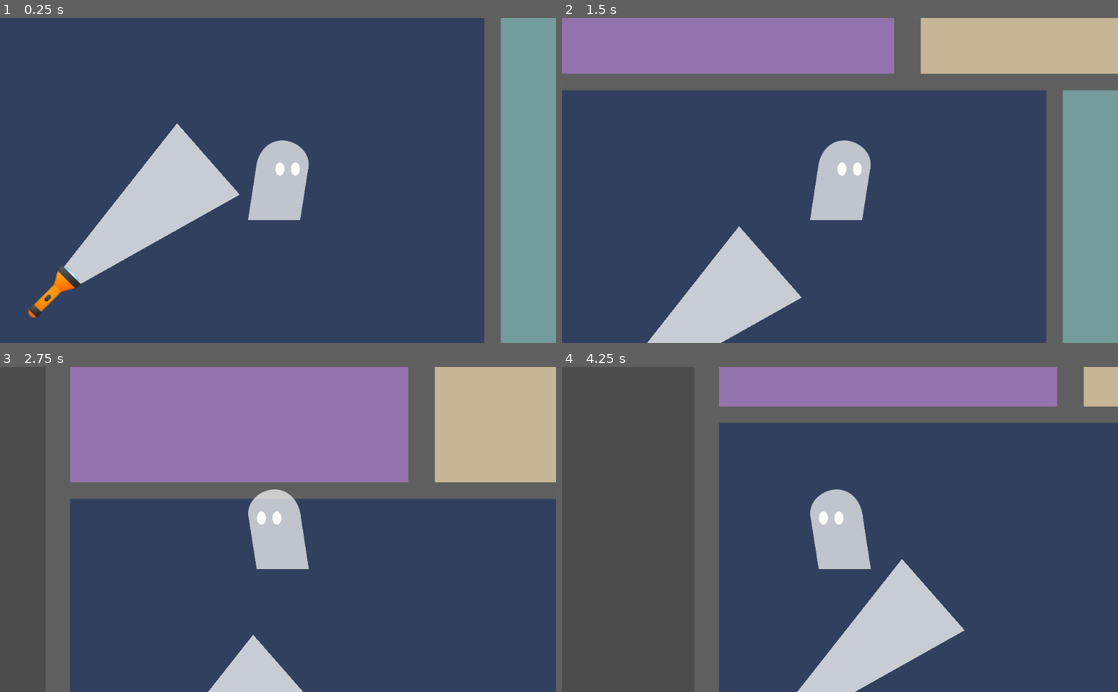
Above: before the commit, frames 1-4 (two rows, left to right).
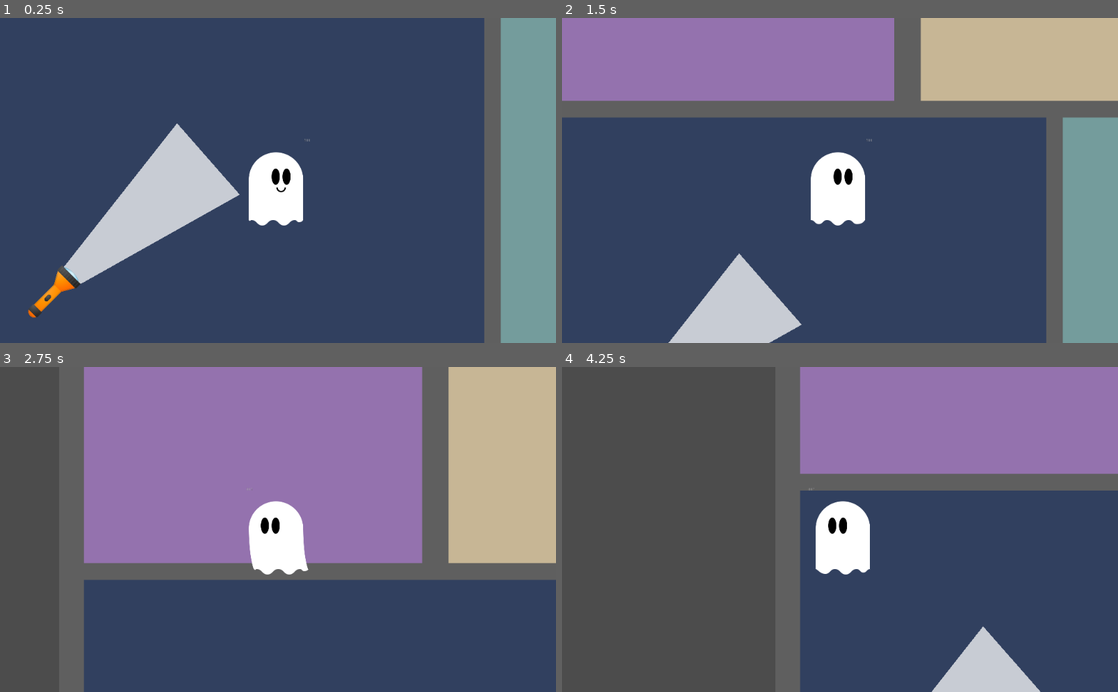
Above: after the commit, the same moments.

Repository: jackmakesthings/boo
Game: Godot game, scene res://house.tscn
Same seed, same stepped clock (60 frames per second), same inputs: the game is played once before the commit and once after it.
Inputs:
- Up to frame 1 (0.25 s): no input
- Up to frame 2 (1.5 s): tap Enter at 0.5 s; hold Space (boo, bound only after the commit) 0.53-1.28 s; hold Up (move_up) from 0.53 s (still down); tap Space (boo, bound only after the commit) at 1.35 s
- Up to frame 3 (2.75 s): release Up (move_up) at 2.03 s; hold Left (move_left) from 2.03 s (still down); hold Space (boo, bound only after the commit) from 2.03 s (still down)
- Up to frame 4 (4.25 s): release Space (boo, bound only after the commit) at 2.78 s; tap Space (boo, bound only after the commit) at 2.85 s; release Left (move_left) at 3.53 s; hold Down (move_down) from 3.53 s (still down); hold Space (boo, bound only after the commit) from 3.53 s (still down)

The runs differ from the first frame. In frame 1, 2.3% of the frame differs, in the area x 44-56%, y 37-64%; in frame 2, 18%; in frame 3, 31%; in frame 4, 40%, in the area x 28-100%, y 0-100%.

Commit message:
the ghost moves and emotes a little! yeah!

Diff:
--- a/ghost.gd
+++ b/ghost.gd
@@ -1,33 +1,99 @@
 extends KinematicBody2D
 
+
+# KNOBS!
+# To make any variable editor-adjustable,
+# export it; provide a default value, a type, or both
+
 export (int) var speed = 200
+export (float) var friction = 0.04
+export (float) var acceleration = 0.1
 
-var velocity = Vector2()
+# Velocity is for physics; to change ghost speed, edit the speed var
+var velocity = Vector2.ZERO
+
+# Statuses
 var in_light = false
+var time_in_light = 0
+var health = 100
+
+export (float) var health_decay_rate = .1
+export (float) var health_decay_delay = 0
+export (float) var health_recharge_rate = .1
+
+func get_input(_delta):
+	var input_velocity = Vector2.ZERO
+
+	if Input.is_action_pressed("boo"):
+		boo()
+
+	if Input.is_action_pressed("move_right"):
+		input_velocity.x += 1
+		$body.scale.x = 1
+	if Input.is_action_pressed("move_left"):
+		input_velocity.x -= 1
+		$body.scale.x = -1
+	if Input.is_action_pressed("move_down"):
+		input_velocity.y += 1
+	if Input.is_action_pressed("move_up"):
+		input_velocity.y -= 1
+
+	input_velocity = input_velocity.normalized() * speed
+
+	# If there's input, accelerate to the input velocity
+	if input_velocity.length() > 0:
+		velocity = velocity.linear_interpolate(input_velocity, acceleration)
+		if input_velocity.x == 0:
+			$body/torso.play('default')
+			$body/face.position.x = 10.0
+		else:
+			$body/torso.play('moving')
+			$body/face.position.x = 30.0
+	else:
+		# If there's no input, slow down to (0, 0)
+		velocity = velocity.linear_interpolate(Vector2.ZERO, friction)
+		$body/torso.play('default')
+		$body/face.position.x = 10.0
+	velocity = move_and_slide(velocity)
 
 
-func get_input():
-	velocity = Vector2()
-	if Input.is_action_pressed('move_right'):
-		velocity.x += 1
-	#if Input.is_action_just_pressed('move_right'):
-		$CollisionPolygon2D.scale.x =  1.0
+# This gets called basically every frame
+func _physics_process(_delta):
+	get_input(_delta)
 
-	if Input.is_action_pressed('move_left'):
-		velocity.x -= 1
-		$CollisionPolygon2D.scale.x = -1.0
-	#if Input.is_action_just_pressed('move_left'):
+	# Show/hide "!"
+	if (in_light):
+		$body/reaction.visible = true
+	else:
+		$body/reaction.visible = false
+#
+	$body/health.text = health as String
+#
+#func take_damage(_delta):
+#	if (health > 0):
+#		health = health - (_delta * health_decay_rate)
+#
+#func heal(_delta):
+#	if (health < 100):
+#		health = health + (_delta + health_recharge_rate)
+#
+func on_light_entered():
+	print('in')
+	$body/face.play("oh-no")
+	$body/face.playing = true
 
-	if Input.is_action_pressed('move_down'):
-		velocity.y += 1
-	if Input.is_action_pressed('move_up'):
-		velocity.y -= 1
-	velocity = velocity.normalized() * speed
+func on_light_exited():
+	print('out')
+	$body/face.play("happy")
 
-func _physics_process(_delta):
-	get_input()
-	velocity = move_and_slide(velocity)
-	if (in_light):
-		$CollisionPolygon2D/reaction.visible = true
-	else:
-		$CollisionPolygon2D/reaction.visible = false
+	$body/face.playing = true
+#
+
+func boo():
+	$body/face.play('boo')
+	$body/face.playing = true
+#
+func _ready():
+	$body/bottom.play('default')
+	$body/torso.play('default')
+	$body/face.play('happy')
--- a/ghost_smoothed.gd
+++ /dev/null
@@ -1,33 +0,0 @@
-extends KinematicBody2D
-
-export (int) var speed = 200
-
-var velocity = Vector2()
-
-func get_input():
-	velocity = Vector2()
-	if Input.is_action_pressed('move_right'):
-		if Input.is_action_just_pressed('move_right'):
-			velocity.x += 0.25
-		else:
-			velocity.x += 1
-	if Input.is_action_pressed('move_left'):
-		if Input.is_action_just_pressed('move_left'):
-			velocity.x -= 0.25
-		else:
-			velocity.x -= 1
-	if Input.is_action_pressed('move_down'):
-		if Input.is_action_just_pressed('move_down'):
-			velocity.y += 0.25
-		else:
-			velocity.y += 1
-	if Input.is_action_pressed('move_up'):
-		if Input.is_action_just_pressed('move_up'):
-			velocity.y -= 0.25
-		else:
-			velocity.y -= 1
-	velocity = velocity.normalized() * speed
-
-func _physics_process(delta):
-	get_input()
-	velocity = move_and_slide(velocity)
--- a/light.gd
+++ b/light.gd
@@ -17,11 +17,11 @@
 
 
 func _on_Area2D_body_entered(body):
-	print('entered')
 	body.in_light = true
+	body.on_light_entered()
 
 
 
 func _on_Area2D_body_exited(body):
-	print('exited')
 	body.in_light = false
+	body.on_light_exited()
--- a/player.tscn
+++ b/player.tscn
@@ -1,14 +1,141 @@
-[gd_scene load_steps=4 format=2]
+[gd_scene load_steps=25 format=2]
 
 [ext_resource path="res://ghost.gd" type="Script" id=1]
-[ext_resource path="res://ghost.png" type="Texture" id=2]
+[ext_resource path="res://ghostbody.png" type="Texture" id=2]
 [ext_resource path="res://alert.png" type="Texture" id=3]
+[ext_resource path="res://ghostbutt.png" type="Texture" id=4]
+[ext_resource path="res://all-faces.png" type="Texture" id=5]
+
+[sub_resource type="AtlasTexture" id=10]
+flags = 4
+atlas = ExtResource( 2 )
+region = Rect2( 0, 0, 218, 250 )
+
+[sub_resource type="AtlasTexture" id=14]
+flags = 4
+atlas = ExtResource( 2 )
+region = Rect2( 0, 250, 218, 250 )
+
+[sub_resource type="SpriteFrames" id=12]
+animations = [ {
+"frames": [ SubResource( 10 ) ],
+"loop": true,
+"name": "default",
+"speed": 5.0
+}, {
+"frames": [ SubResource( 14 ) ],
+"loop": true,
+"name": "moving",
+"speed": 5.0
+} ]
+
+[sub_resource type="AtlasTexture" id=1]
+flags = 4
+atlas = ExtResource( 4 )
+region = Rect2( 0, 0, 200, 20 )
+
+[sub_resource type="AtlasTexture" id=2]
+flags = 4
+atlas = ExtResource( 4 )
+region = Rect2( 200, 0, 200, 20 )
+
+[sub_resource type="AtlasTexture" id=3]
+flags = 4
+atlas = ExtResource( 4 )
+region = Rect2( 400, 0, 200, 20 )
+
+[sub_resource type="AtlasTexture" id=4]
+flags = 4
+atlas = ExtResource( 4 )
+region = Rect2( 600, 0, 200, 20 )
+
+[sub_resource type="AtlasTexture" id=5]
+flags = 4
+atlas = ExtResource( 4 )
+region = Rect2( 800, 0, 200, 20 )
+
+[sub_resource type="AtlasTexture" id=6]
+flags = 4
+atlas = ExtResource( 4 )
+region = Rect2( 1000, 0, 200, 20 )
+
+[sub_resource type="AtlasTexture" id=7]
+flags = 4
+atlas = ExtResource( 4 )
+region = Rect2( 1200, 0, 200, 20 )
+
+[sub_resource type="AtlasTexture" id=8]
+flags = 4
+atlas = ExtResource( 4 )
+region = Rect2( 1400, 0, 200, 20 )
+
+[sub_resource type="SpriteFrames" id=9]
+animations = [ {
+"frames": [ SubResource( 1 ), SubResource( 2 ), SubResource( 3 ), SubResource( 4 ), SubResource( 5 ), SubResource( 6 ), SubResource( 7 ), SubResource( 8 ) ],
+"loop": true,
+"name": "default",
+"speed": 5.0
+} ]
+
+[sub_resource type="AtlasTexture" id=15]
+flags = 4
+atlas = ExtResource( 5 )
+region = Rect2( 0, 0, 70, 110 )
+
+[sub_resource type="AtlasTexture" id=16]
+flags = 4
+atlas = ExtResource( 5 )
+region = Rect2( 350, 0, 70, 110 )
+
+[sub_resource type="AtlasTexture" id=17]
+flags = 4
+atlas = ExtResource( 5 )
+region = Rect2( 910, 0, 70, 110 )
+
+[sub_resource type="AtlasTexture" id=18]
+flags = 4
+atlas = ExtResource( 5 )
+region = Rect2( 210, 0, 70, 110 )
+
+[sub_resource type="AtlasTexture" id=19]
+flags = 4
+atlas = ExtResource( 5 )
+region = Rect2( 280, 0, 70, 110 )
+
+[sub_resource type="AtlasTexture" id=21]
+flags = 4
+atlas = ExtResource( 5 )
+region = Rect2( 0, 0, 70, 110 )
+
+[sub_resource type="SpriteFrames" id=20]
+animations = [ {
+"frames": [ SubResource( 15 ), SubResource( 15 ) ],
+"loop": true,
+"name": "default",
+"speed": 5.0
+}, {
+"frames": [ SubResource( 16 ), SubResource( 16 ) ],
+"loop": true,
+"name": "happy",
+"speed": 1.0
+}, {
+"frames": [ SubResource( 17 ), SubResource( 17 ) ],
+"loop": true,
+"name": "oh-no",
+"speed": 1.0
+}, {
+"frames": [ SubResource( 18 ), SubResource( 19 ), SubResource( 18 ), SubResource( 21 ) ],
+"loop": false,
+"name": "boo",
+"speed": 5.0
+} ]
 
 [node name="ghost" type="KinematicBody2D"]
 position = Vector2( 547.479, 285.643 )
 rotation = 6.28319
 scale = Vector2( 0.5, 0.5 )
 script = ExtResource( 1 )
+speed = 300
 
 [node name="Camera2D" type="Camera2D" parent="."]
 position = Vector2( -1.59302, 0.823608 )
@@ -16,13 +143,40 @@
 scale = Vector2( 2, 2 )
 current = true
 
-[node name="CollisionPolygon2D" type="CollisionPolygon2D" parent="."]
-polygon = PoolVector2Array( -94.3635, 128.638, -66.0726, -71.6237, -33.343, -118.777, 14.9193, -131.536, 70.9482, -115.449, 97.5758, -68.296, 68.7303, 129.747 )
+[node name="body" type="Node2D" parent="."]
 
-[node name="reaction" type="Sprite" parent="CollisionPolygon2D"]
-position = Vector2( 16.0273, -205.075 )
+[node name="reaction" type="Sprite" parent="body"]
+position = Vector2( -133.803, -85.959 )
 scale = Vector2( 0.105312, 0.105312 )
 texture = ExtResource( 3 )
 
-[node name="Sprite" type="Sprite" parent="CollisionPolygon2D"]
-texture = ExtResource( 2 )
+[node name="torso" type="AnimatedSprite" parent="body"]
+position = Vector2( 0.00012207, 22 )
+frames = SubResource( 12 )
+
+[node name="bottom" type="AnimatedSprite" parent="body"]
+position = Vector2( -9.52686, 156.817 )
+frames = SubResource( 9 )
+frame = 7
+speed_scale = 3.0
+
+[node name="face" type="AnimatedSprite" parent="body"]
+position = Vector2( 10, 11.654 )
+frames = SubResource( 20 )
+animation = "happy"
+frame = 1
+playing = true
+
+[node name="health" type="Label" parent="body"]
+margin_left = 94.0292
+margin_top = -154.152
+margin_right = 134.029
+margin_bottom = -123.152
+text = "100
+"
+__meta__ = {
+"_edit_use_anchors_": false
+}
+
+[node name="CollisionPolygon2D" type="CollisionPolygon2D" parent="."]
+polygon = PoolVector2Array( -62.3435, -39.5999, 68.172, -38.4112, 62.2268, 135.808, -68.8832, 133.133, -62.9379, -37.2214 )
--- a/project.godot
+++ b/project.godot
@@ -49,6 +49,16 @@
 , Object(InputEventJoypadMotion,"resource_local_to_scene":false,"resource_name":"","device":0,"axis":1,"axis_value":1.0,"script":null)
  ]
 }
+boo={
+"deadzone": 0.5,
+"events": [ Object(InputEventKey,"resource_local_to_scene":false,"resource_name":"","device":0,"alt":false,"shift":false,"control":false,"meta":false,"command":false,"pressed":false,"scancode":32,"unicode":0,"echo":false,"script":null)
+ ]
+}
+haunt={
+"deadzone": 0.5,
+"events": [ Object(InputEventKey,"resource_local_to_scene":false,"resource_name":"","device":0,"alt":false,"shift":false,"control":false,"meta":false,"command":false,"pressed":false,"scancode":70,"unicode":0,"echo":false,"script":null)
+ ]
+}
 
 [rendering]
 
Binary file added: Chewy-Regular.ttf
Binary file added: all-faces.png
Not shown, added: all-faces.png.import
Binary file added: ghostbody.png
Not shown, added: ghostbody.png.import
Binary file added: ghostbutt.png
Not shown, added: ghostbutt.png.import
Binary file added: torso.png
Not shown, added: torso.png.import
